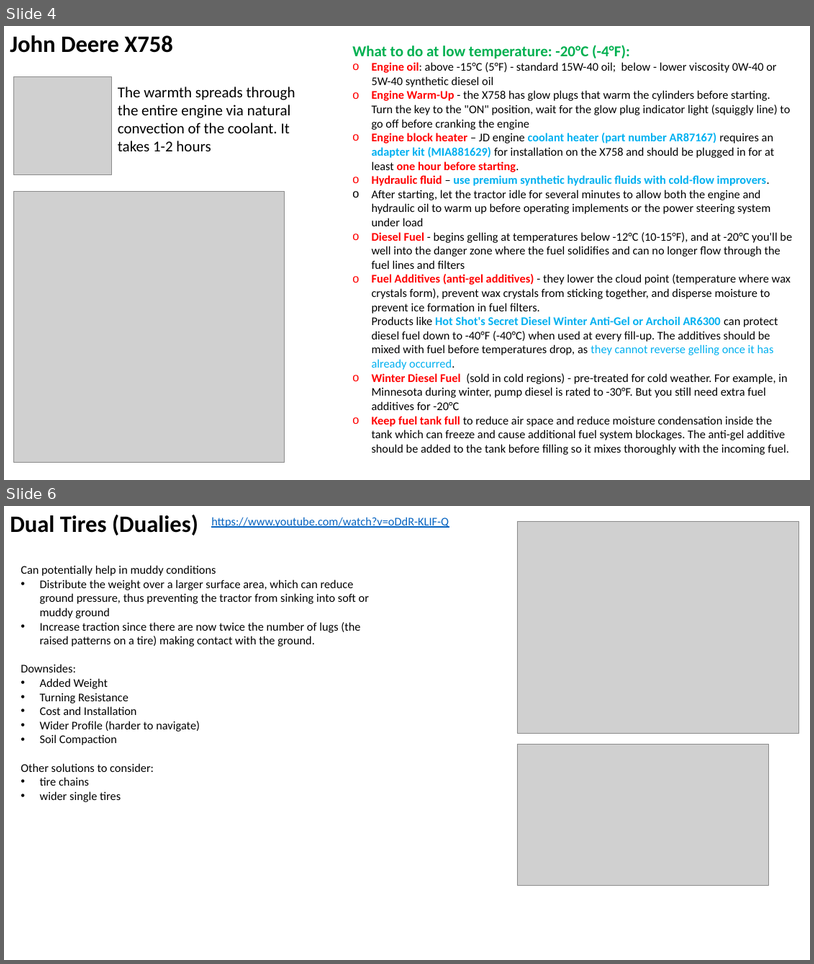
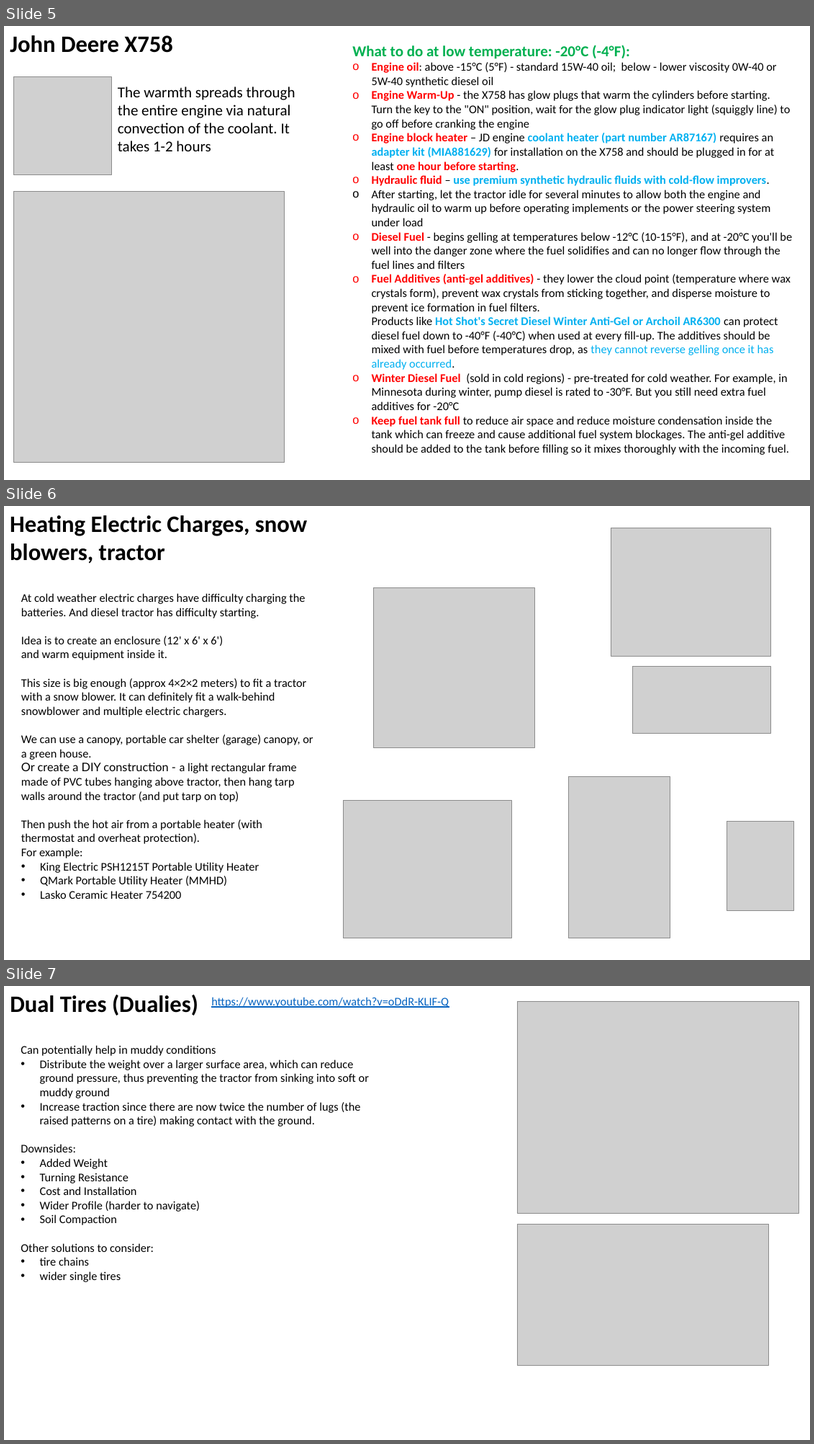
Before and after one commit to lselector/misc_farm, a slide deck: tractor_jd_1025r_X758.pptx. Shown one above the other, each under a label of ours: slides 4 and 6 before the commit, slides 5, 6 and 7 after it; the slides between them are not shown. The pictures are 814x964 and 814x1444 pixels, drawn with LibreOffice and Linux fonts; fonts in the diff are those of the drawing; grey boxes stand for pictures. Boxes give left, top, right and bottom in pixels: in the first picture for what was removed or moved away, otherwise in the second. Text is boxed around its words. In the diff, an @@ line names an element or a change of style, - is before the commit and + after.

Commit message:
update

```diff
--- a/tractor_jd_1025r_X758.pptx
+++ b/tractor_jd_1025r_X758.pptx
@@ slide 6 added at [4, 506, 810, 960], background #FFFFFF @@
@@ text added at [10, 515, 307, 563], 28 pt, text #000000, bold @@
+Heating Electric Charges, snow blowers, tractor
@@ picture added at [612, 528, 771, 656] @@
@@ picture added at [373, 587, 535, 747] @@
@@ text added at [21, 593, 313, 898], 14 pt, text #000000 @@
+At cold weather electric charges have difficulty charging the batteries. And diesel tractor has difficulty starting.
+Idea is to create an enclosure (12' x 6' x 6')
+and warm equipment inside it.
+This size is big enough (approx 4×2×2 meters) to fit a tractor with a snow blower. It can definitely fit a walk-behind snowblower and multiple electric chargers.
+We can use a canopy, portable car shelter (garage) canopy, or a green house.
+Or create a DIY construction - a light rectangular frame made of PVC tubes hanging above tractor, then hang tarp walls around the tractor (and put tarp on top)
+Then push the hot air from a portable heater (with thermostat and overheat protection).
+For example:
+• King Electric PSH1215T Portable Utility Heater
+• QMark Portable Utility Heater (MMHD)
+• Lasko Ceramic Heater 754200
@@ picture added at [633, 666, 771, 733] @@
@@ picture added at [569, 777, 670, 937] @@
@@ picture added at [343, 800, 512, 938] @@
@@ picture added at [727, 821, 795, 910] @@
@@ what was slide 4 is now slide 5 @@
@@ what was slide 6 is now slide 7 @@
```
